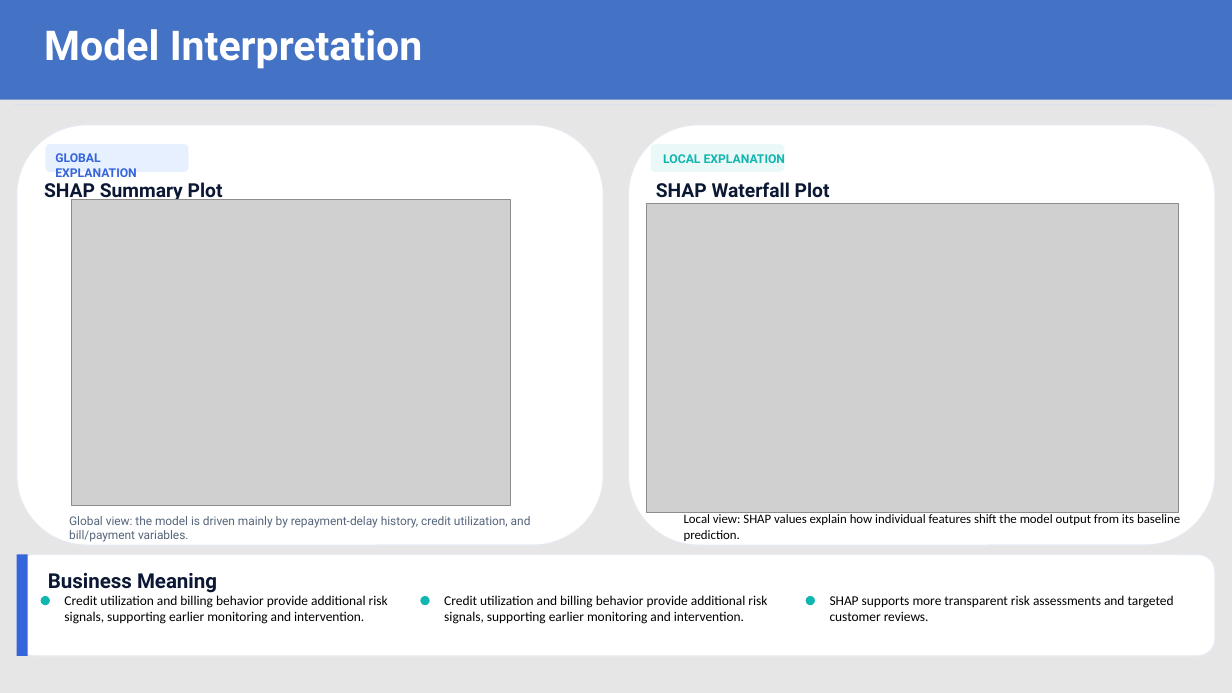
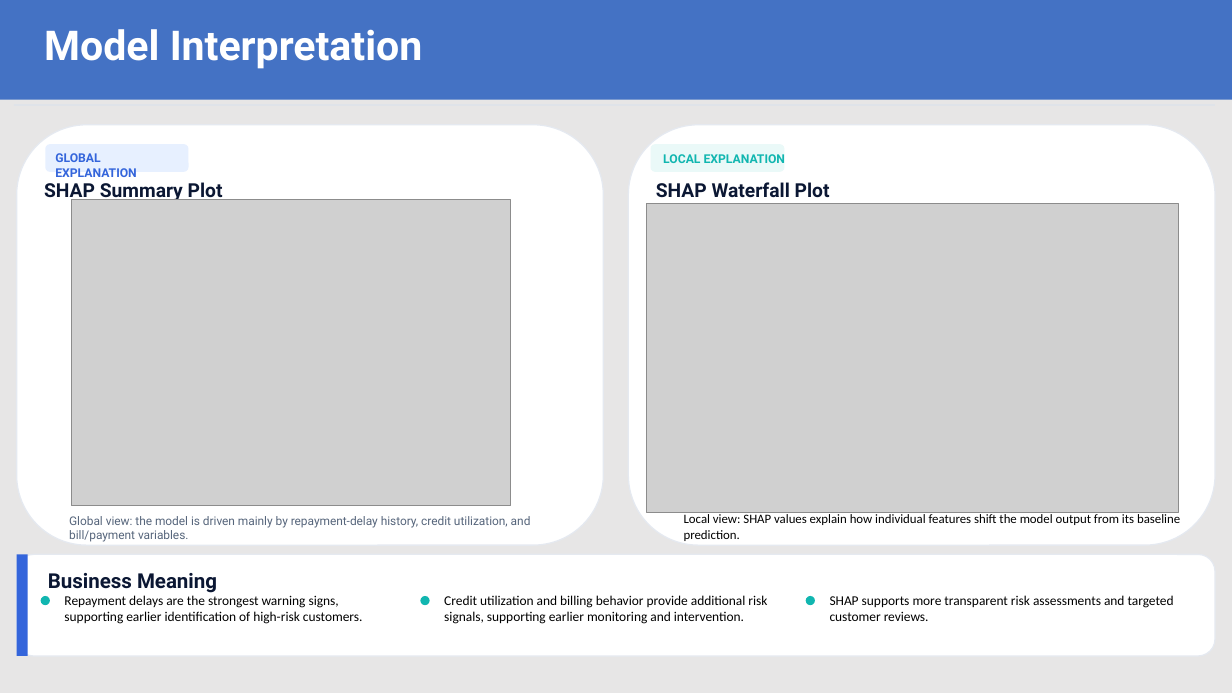
Before and after one commit to elshir-da/final_project_data_analytics_iron_hack, a slide deck: slide 7 of Credit_Card_Default.pptx. Drawn at 1232x693 pixels with LibreOffice and Linux fonts; fonts in the diff are those of the drawing; grey boxes stand for pictures. Boxes give left, top, right and bottom in pixels: in the first picture for what was removed or moved away, otherwise in the second. Text is boxed around its words. In the diff, an @@ line names an element or a change of style, - is before the commit and + after.

```diff
--- a/Credit_Card_Default.pptx
+++ b/Credit_Card_Default.pptx
@@ text at [64,595,363,624]: text changed @@
-Credit utilization and billing behavior provide additional risk signals, supporting earlier monitoring and intervention.
+Repayment delays are the strongest warning signs, supporting earlier identification of high-risk customers.
```
